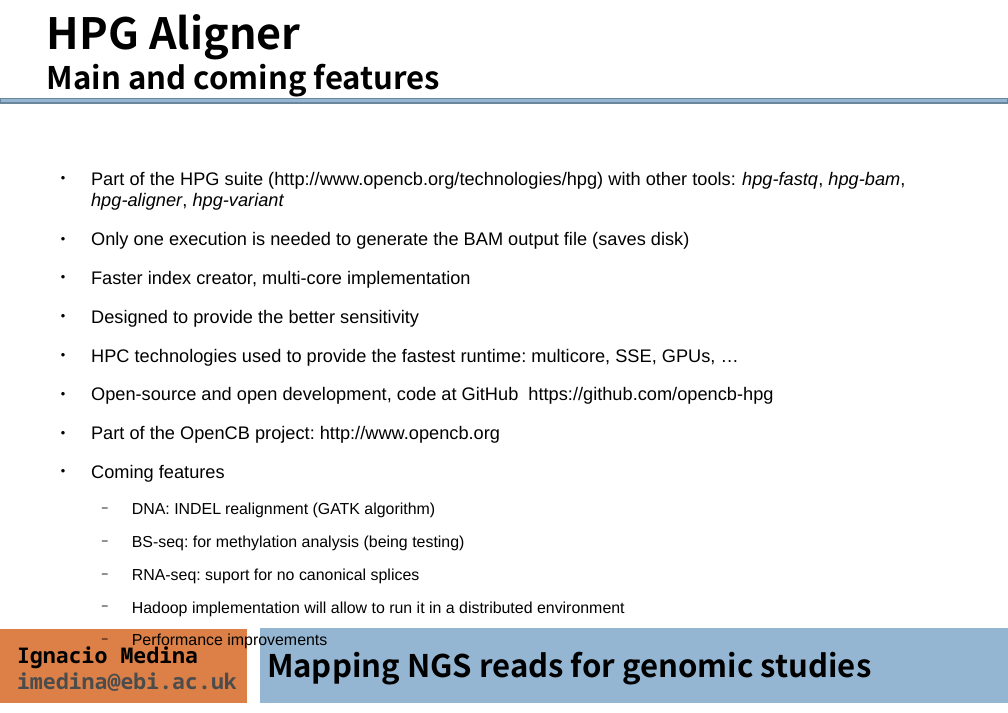
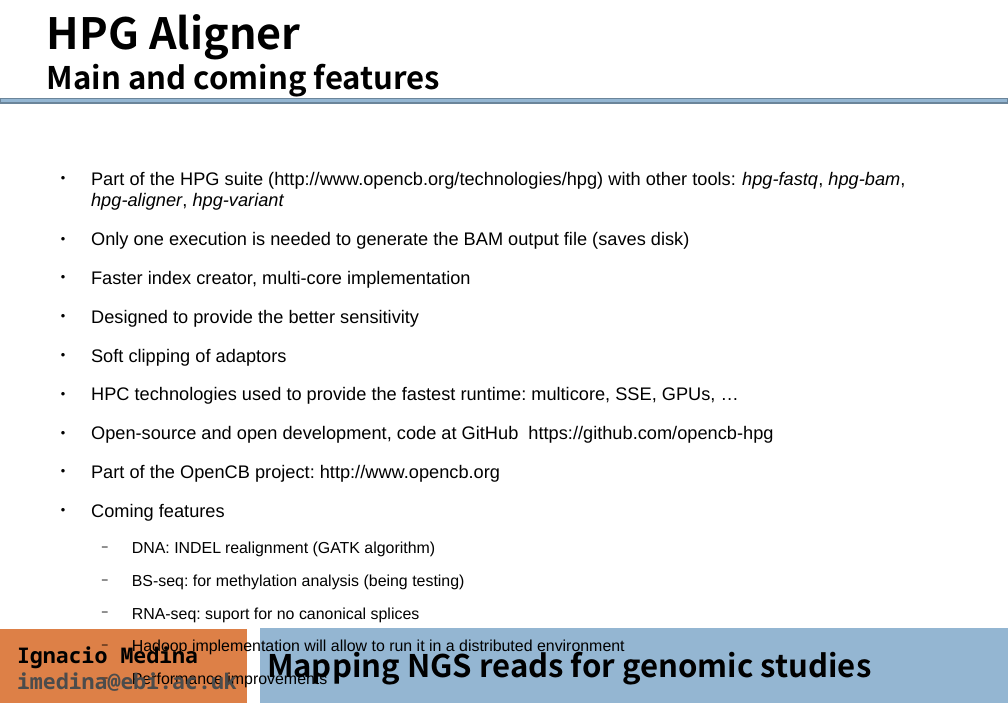
Before and after one commit to ngs-course/ngs-course.github.io, a slide deck: slide 23 of Course_Materials/alignment/presentation/ngs-read-mapping-imedina-mda14.odp. Drawn at 1008x713 pixels with LibreOffice and Linux fonts; fonts in the diff are those of the drawing. Boxes give left, top, right and bottom in pixels: in the first picture for what was removed or moved away, otherwise in the second. Text is boxed around its words. In the diff, an @@ line names an element or a change of style, - is before the commit and + after.

```diff
--- a/Course_Materials/alignment/presentation/ngs-read-mapping-imedina-mda14.odp
+++ b/Course_Materials/alignment/presentation/ngs-read-mapping-imedina-mda14.odp
@@ text at <box>91,348,287,366</box>: paragraph added @@
+● Soft clipping of adaptors
```
Also in this commit, not shown: 16 other slides changed, 1 other file.
